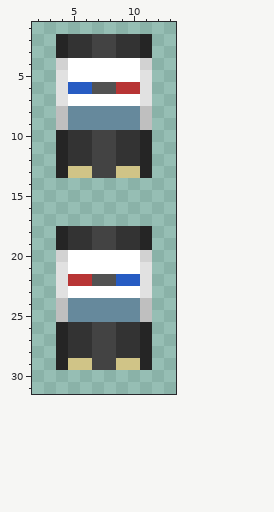
Pixel-art sprite, stored at police_car.png. The picture above was drawn from the file before the commit.
The file is 16x32 pixels. Colours within 5 levels of each other are drawn and written as one. Shown: x 2..13, y 1..31.
The result:
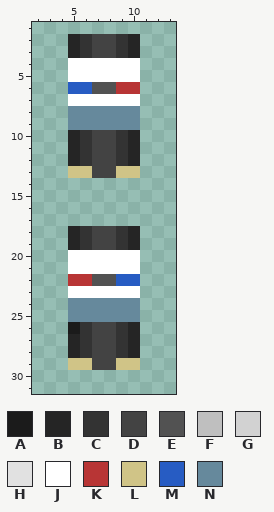
Palette (. is transparent): A #1b1b1b  B #252525  C #333333  D #434343  E #525252  F #bfbfbf  G #d2d2d2  H #e1e1e1  J #ffffff  K #b83535  L #d0c487  M #275cc3  N #66899c
Diff:
@@ x 2..13 @@
  1 ............
- 2 ..BCCDDCCB..
- 3 ..BCCDDCCB..
- 4 ..GJJJJJJG..
- 5 ..HJJJJJJH..
- 6 ..HMMEEKKH..
- 7 ..HJJJJJJH..
- 8 ..FNNNNNNF..
- 9 ..FNNNNNNF..
-10 ..BCCDDCCB..
-11 ..BCCDDCCB..
-12 ..BCCDDCCB..
-13 ..BLLDDLLB..
+ 2 ...BCDDCB...
+ 3 ...BCDDCB...
+ 4 ...JJJJJJ...
+ 5 ...JJJJJJ...
+ 6 ...MMEEKK...
+ 7 ...JJJJJJ...
+ 8 ...NNNNNN...
+ 9 ...NNNNNN...
+10 ...BCDDCB...
+11 ...BCDDCB...
+12 ...BCDDCB...
+13 ...LLDDLL...
 14 ............
@@ x 2..13 @@
 17 ............
-18 ..BCCDDCCB..
-19 ..BCCDDCCB..
-20 ..GJJJJJJG..
-21 ..HJJJJJJH..
-22 ..HKKEEMMH..
-23 ..HJJJJJJH..
-24 ..FNNNNNNF..
-25 ..FNNNNNNF..
-26 ..BCCDDCCB..
-27 ..BCCDDCCB..
-28 ..BCCDDCCB..
-29 ..BLLDDLLB..
+18 ...BCDDCB...
+19 ...BCDDCB...
+20 ...JJJJJJ...
+21 ...JJJJJJ...
+22 ...KKEEMM...
+23 ...JJJJJJ...
+24 ...NNNNNN...
+25 ...NNNNNN...
+26 ...ACDDCB...
+27 ...BCDDCB...
+28 ...BCDDCB...
+29 ...LLDDLL...
 30 ............
Changed places in both pictures, as pixel boxes (x1, y1, x2, y2):
changed: (56, 34, 152, 370)
